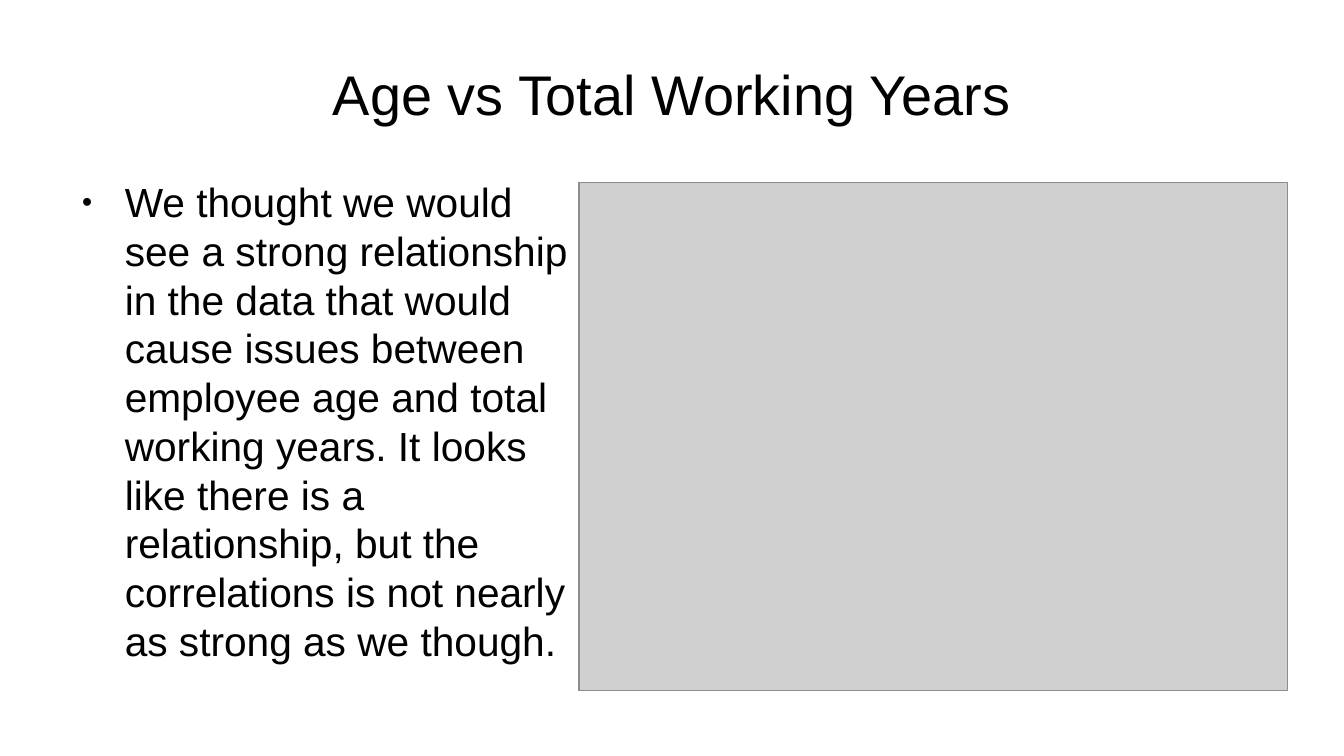
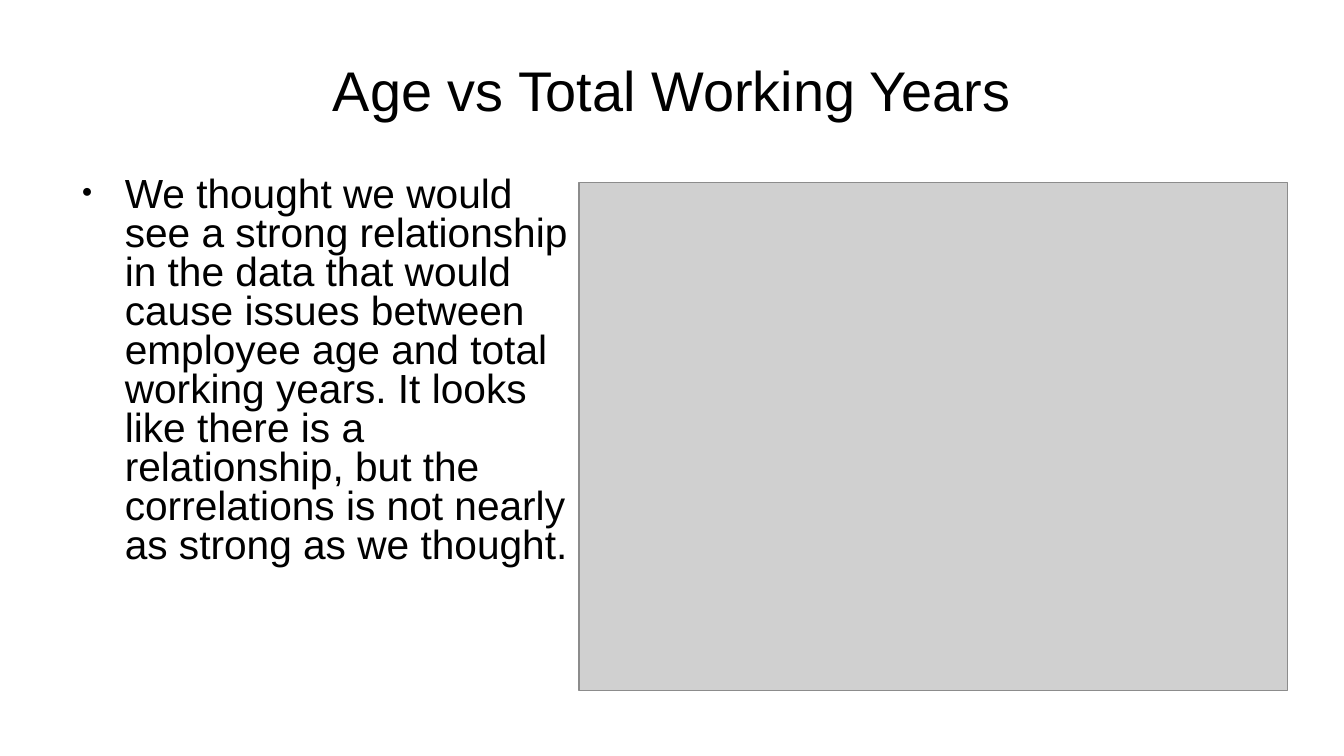
Before and after one commit to sbowler/project-one, a slide deck: slide 10 of presentations/project2_presentation.pptx. Drawn at 1344x756 pixels with LibreOffice and Linux fonts; fonts in the diff are those of the drawing; grey boxes stand for pictures; background and template pictures are left out. Boxes give left, top, right and bottom in pixels: in the first picture for what was removed or moved away, otherwise in the second. Text is boxed around its words. In the diff, an @@ line names an element or a change of style, - is before the commit and + after.

Commit message:
Nearly complete report

```diff
--- a/presentations/project2_presentation.pptx
+++ b/presentations/project2_presentation.pptx
@@ title "Age vs Total Working Years" at (333, 70, 1011, 121): line spacing 1 to 0.9 @@
@@ text at (125, 178, 568, 566): text changed @@
-● We thought we would see a strong relationship in the data that would cause issues between employee age and total working years. It looks like there is a relationship, but the correlations is not nearly as strong as we though.
+● We thought we would see a strong relationship in the data that would cause issues between employee age and total working years. It looks like there is a relationship, but the correlations is not nearly as strong as we thought.
```
Also in this commit, not shown: 14 other slides changed, 1 slide added, 1 slide removed, 2 other files.
